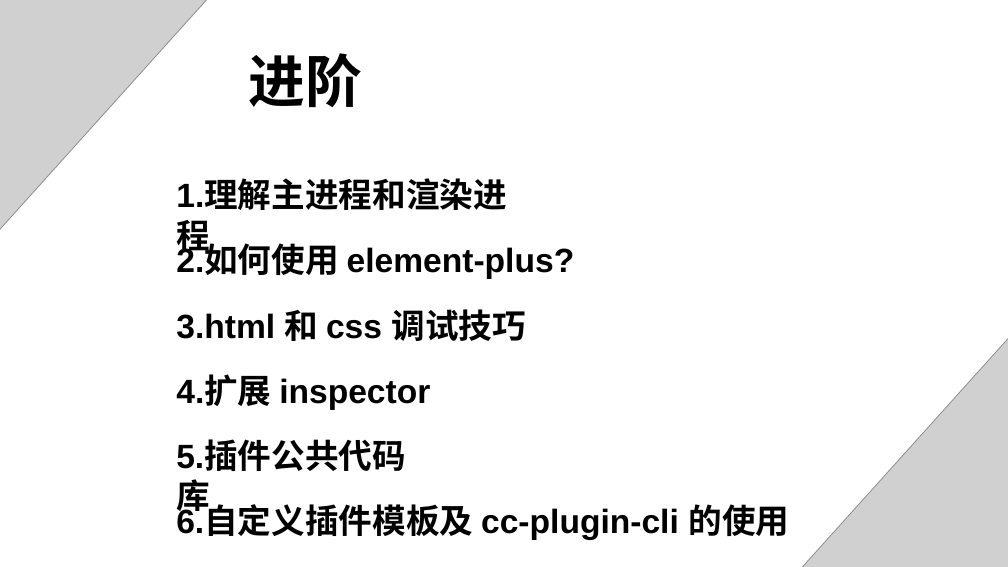
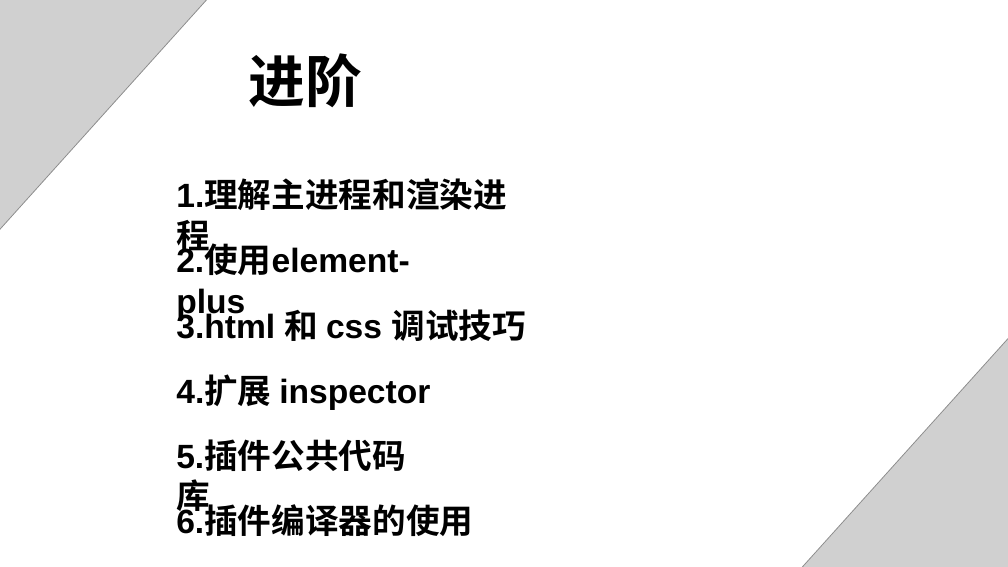
Before and after one commit to 1226085293/PPT_DEMO, a slide deck: slide 27 of doc/3.x插件开发.pptx (slide 24 before the commit). Drawn at 1008x567 pixels with LibreOffice and Linux fonts; fonts in the diff are those of the drawing; grey boxes stand for pictures. Boxes give left, top, right and bottom in pixels: in the first picture for what was removed or moved away, otherwise in the second. Text is boxed around its words. In the diff, an @@ line names an element or a change of style, - is before the commit and + after.

```diff
--- a/doc/3.x插件开发.pptx
+++ b/doc/3.x插件开发.pptx
@@ text at (x1=176, y1=245, x2=410, y2=320): text changed @@
-2.如何使用 element-plus?
+2.使用element-plus
@@ text at (x1=176, y1=506, x2=473, y2=540): text changed @@
-6.自定义插件模板及 cc-plugin-cli 的使用
+6.插件编译器的使用
```
Also in this commit, not shown: 11 other slides changed, 16 slides added, 1 slide removed, 3 other files.
